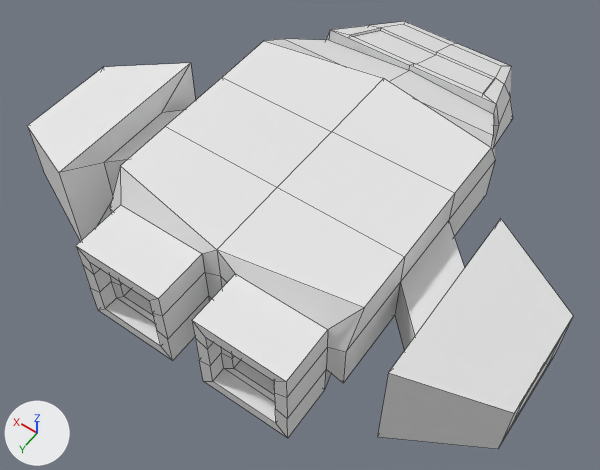
The FBX model Assets/Resources/tankShip.fbx: old version first, new version second.
The view is the same before and after, from a 50 mm lens placed at (-1.53, 2.2, 3.2), pointed at (-0.03, 0.1, -0.11). Lighting does not change. The marker at lower left points along +X, +Y and +Z. Mesh edges are drawn as thin lines. Where no turn or scale is listed for an object, it has been applied to the vertices.

The first picture shows 'TankShip'.
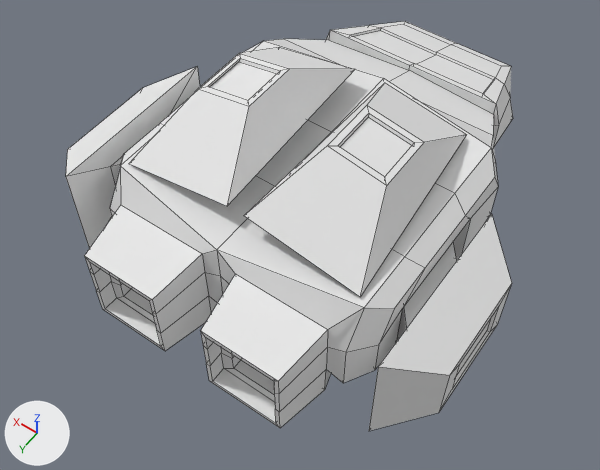
The newer file is also rescaled (x1.257) as a whole; pictures and numbers use the older file's frame.

Boxes [x1, y1, x2, y2] around the edits, measured in the pictures (600 x 470 px):
'TankShip', reshaped (18% narrower)
    before: [27, 21, 573, 449]
    after: [66, 21, 513, 431]
part 1 of me_cube, added
    after: [129, 47, 355, 206]
part 2 of me_cube, added
    after: [244, 83, 466, 297]
part 3 of me_cube, built on
    before: [27, 63, 573, 449]
    after: [66, 42, 512, 431]

The change, as a diff of the scene's bpy script:
```diff
--- a/Assets/Resources/tankShip.fbx.py
+++ b/Assets/Resources/tankShip.fbx.py
@@ me_cube @@
 # used by ob_tankship; location = (0.0, 0.0, 0.0)
-me_cube.from_pydata(...)  # 244 vertices, 242 faces; spans x -1.36..1.36, y -1.57..0.96, z -0.36..0.36
+me_cube.from_pydata(...)  # 324 vertices, 318 faces; spans x -1.08..1.08, y -1.57..0.96, z -0.36..0.68
+# me_cube part 1: a new loose piece of 24 vertices spanning x 0.04..0.63, y -0.53..0.53, z 0.29..0.68, in mat_material (white #e7e7e7)
+# me_cube part 2: a new loose piece of 24 vertices spanning x -0.63..-0.04, y -0.53..0.53, z 0.29..0.68, in mat_material (white #e7e7e7)
+# me_cube part 3
+# 16 faces are deleted
+# 8 vertices in x 0.9, y -0.22..0.73, z -0.25..0.33 move by (-0.05, 0.0, 0.0)
+# 8 vertices in x 1.36, y -0.02..0.53, z -0.13..0.21 move by (-0.28, 0.0, 0.0)
+# 8 vertices in x -0.9, y -0.22..0.73, z -0.25..0.33 move by (0.05, 0.0, 0.0)
+# 8 vertices in x -1.36, y -0.02..0.53, z -0.13..0.21 move by (0.28, 0.0, 0.0)
+# 4 vertices in x 1.35, y 0.08..0.43, z -0.07..0.15 move by (-0.29, 0.0, 0.0)
+# 4 vertices in x -1.35, y 0.08..0.43, z -0.07..0.15 move by (0.29, 0.0, 0.0)
+# 16 vertices move from x -0.58..0.58, y 0.96, z -0.26..0.26 to x -0.54..0.54, y 0.96, z -0.21..0.22
+# 32 vertices are added at x -0.75..0.75, y -0.54..0.55, z -0.22..0.3
+# 48 new faces join them
 me_cube.materials.append(mat_material)
```
